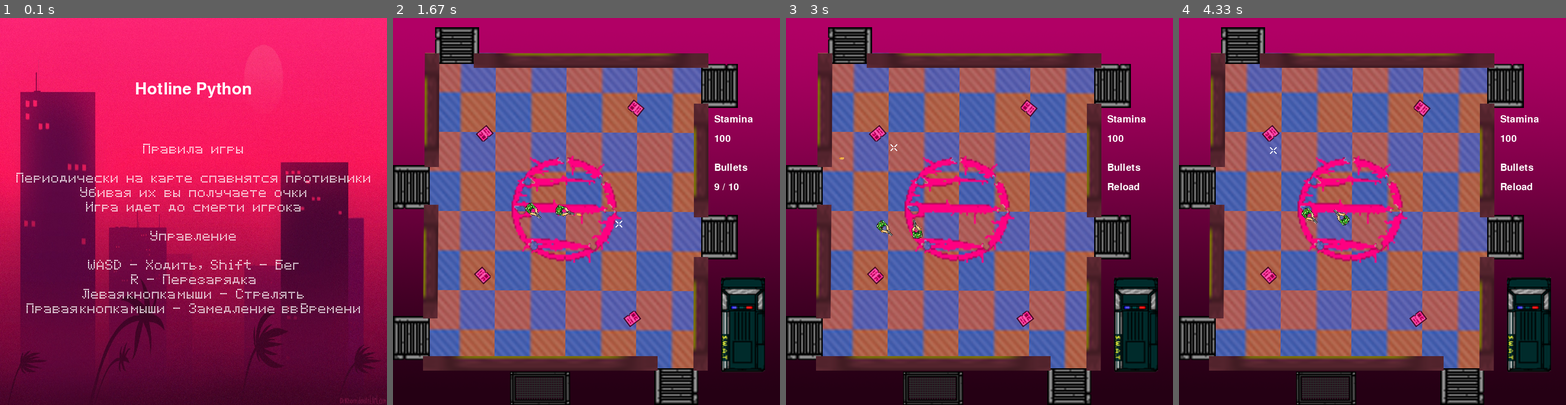
Above: before the commit, frames 1-4 (left to right).
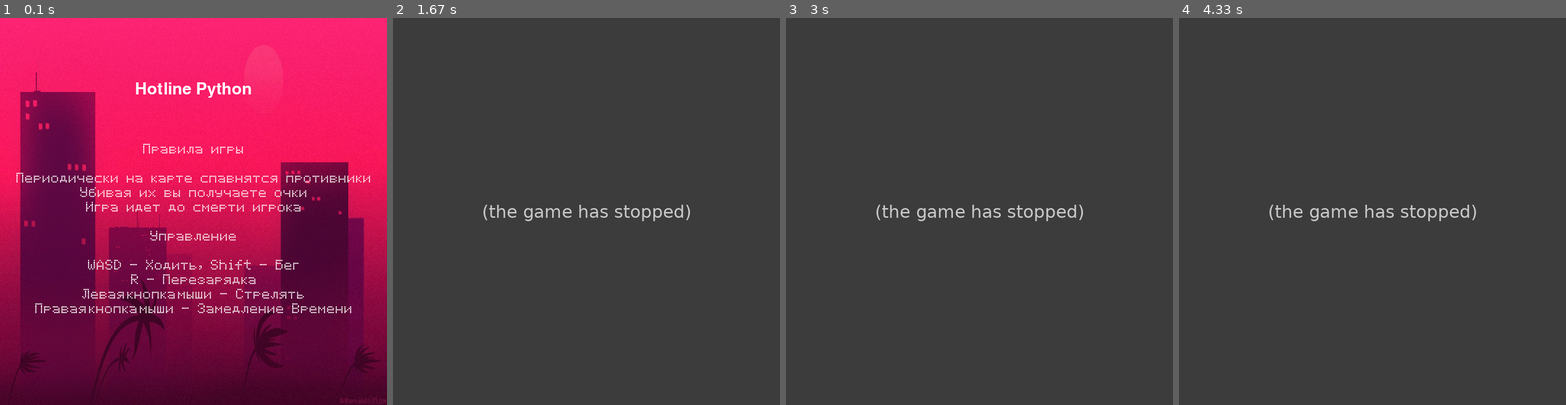
Above: after the commit, the same moments.

Repository: Ivanstarterprog/YandexPygameProject
Game: pygame game, started from Файлы проекта/Main.py
Two runs of this game, one before a commit and one after it. Both use one fixed random seed, a clock stepped at 60 frames per second and the inputs below.
Inputs (mouse positions are in pixels of both pictures, inside the frame that each line leads up to):
- Up to frame 1 (0.1 s): no input
- Up to frame 2 (1.67 s): hold A 0.33-0.87 s; move the mouse to (578, 257) at 0.37 s; hold Esc 0.9-1.2 s; hold S 0.9-1.2 s; move the mouse to (485, 331) at 0.93 s; hold R 1.23-1.53 s; move the mouse to (729, 188) at 1.27 s; press the mouse at (617, 223) at 1.6 s
- Up to frame 3 (3 s): move the mouse to (1014, 157) at 1.7 s; release the mouse at (1022, 87) at 1.83 s; hold S 1.9-2.2 s; click (940, 215) at 1.98 s; hold R 2.23-2.63 s; hold A 2.23-2.63 s; click (1060, 95) at 2.32 s; hold A from 2.67 s (still down); click (894, 145) at 2.75 s
- Up to frame 4 (4.33 s): release A at 3.07 s; hold W 3.1-3.47 s; click (1302, 288) at 3.18 s; hold D 3.5-4.13 s; click (1318, 296) at 3.58 s; hold S from 4.17 s (still down); click (1271, 149) at 4.25 s

The runs differ from the first frame. In frame 1, 0.5% of the frame differs, in the area x 6-93%, y 73-77%; in frame 2, 97%; in frame 3, 97%, in the area x 0-100%, y 0-100%; in frame 4, 97%.
After the commit the program exited at 0.9 s; later frames show no game.

Commit message:
Были изменены спрайты врагов, а так же процесс конца игры. Теперь вместо окна гейм овера мы видим возникшую на уже созданом поле надпись Restart и количество очков. Отсюда можно либо перезапустить игру, либо выйти на стартовый экран. Был добавлен спрайт смерти игрока

Diff:
--- a/Файлы проекта/Main.py
+++ b/Файлы проекта/Main.py
@@ -97,7 +97,7 @@
 
 
 class Interface(pygame.sprite.Sprite):  # Интерфейс
-    def __init__(self, start_x, start_y, width, height, First_line):
+    def __init__(self, start_x, start_y, width, height, First_line, Big_font):
         self.width = width
         self.height = height
         self.x = start_x
@@ -105,16 +105,23 @@
         self.fl = First_line
         self.image = pygame.Surface([start_x, start_y])
         self.rect = pygame.Rect(start_x, start_y, width, height)
+        if Big_font:
+            self.fontsize = 50
+            self.gap = 80
+        else:
+            self.fontsize = 30
+            self.gap = 40
 
     def render(self, screen, render_thing):  # Выводим нужную информацию
         Text = self.fl
-        font = pygame.font.Font("Data/justicelaser.ttf", 30)
+        font = pygame.font.Font("Data/justicelaser.ttf", self.fontsize)
         text = font.render(Text, 1, (255, 255, 255))
         screen.blit(text, (self.x, self.y))
         text = font.render(render_thing, 1, (255, 255, 255))
         x = self.x
-        y = self.y + 40
+        y = self.y + self.gap
         screen.blit(text, (x, y))
+
 
 
 class Cursor(pygame.sprite.Sprite):  # Курсор
@@ -216,6 +223,9 @@
 
 score = 0  # Создаём для адекватной работы системы очков
 
+Player_death_x = 0
+Player_death_y = 0
+
 
 class Enemy(MoveObject):  # Противник
     def __init__(self):
@@ -267,8 +277,13 @@
             Bullet(self.rect.centerx, self.rect.centery, x, y, self, 50, slow_mo)
 
     def update(self):
+        global Player_death_x, Player_death_y
         if pygame.sprite.spritecollide(self, Players, True):  # если игрок пересекается с врагом, то он умирает
-            pass
+            numbers = range(-5, 6)
+            Player_death_x = self.rect.centerx
+            Player_death_y = self.rect.centery
+            for _ in range(30):
+                Particle((self.rect.centerx, self.rect.centery), random.choice(numbers), random.choice(numbers))
         if self.rect.centerx > self.distancex:
             self.rect.centerx -= 1
         if self.rect.centerx < self.distancex:
@@ -307,7 +322,7 @@
         self.Bullets.remove(self)
 
     def update(self):
-        global score
+        global score, Player_death_x, Player_death_y
         # Признаюсь сразу - не лучшая формула для того, чтобы просчитать полёт снаряда
         # Я бы давно её исправил, но есть проблема - я сам не знаю как я составил эту формулу
         # Просто в один момент она возникла у меня в голове, и я попробовал её
@@ -328,6 +343,11 @@
             score += 100
             self.kill()
         if pygame.sprite.spritecollide(self, self.Players, True):  # Если Попадаем по игроку, то убиваем его
+            numbers = range(-5, 6)
+            Player_death_x = self.rect.centerx
+            Player_death_y = self.rect.centery
+            for _ in range(30):
+                Particle((self.rect.centerx, self.rect.centery), random.choice(numbers), random.choice(numbers))
             self.kill()
         if pygame.sprite.spritecollide(self, self.Bullets, True):  # Если по пули, то удаляем её, и добавляем очки
             score += 50
@@ -358,7 +378,7 @@
 
 
 def main_game():  # Главная игра
-    global score
+    global score, Player_death_x, Player_death_y
     score = 0  # Обнуляем очки
     # Удаляем оставшихся на карте объекты
     for enemy in Enemys:
@@ -367,6 +387,8 @@
         part.kill()
     for bullets in Bullets:
         bullets.kill()
+    for player in Players:
+        player.kill()
     pygame.display.flip()
     # Создаём игрока
     player = Player()
@@ -381,8 +403,8 @@
     Horizontal_Down.add(InvinsibleLine([95, 700], [617, 700], 2))
     image = load_image("map_fon.png")
     # Рисуем интерфейс, а конкретно - Стамину и количество патронов
-    stamina = Interface(664, 200, 50, 50, "Stamina")
-    bullets = Interface(664, 300, 50, 50, "Bullets")
+    stamina = Interface(664, 200, 50, 50, "Stamina", False)
+    bullets = Interface(664, 300, 50, 50, "Bullets", False)
     # переменная для проверки слоумо
     Slow_mo = False
     while player.alive():
@@ -463,7 +485,45 @@
         if player.durability < 100 and second % 5 == 0:
             print(player.durability)
             player.durability += 1
-    return score
+    restart = Interface(240, 320, 100, 100, "Score - " + str(score), True)
+    music_restart("Data/Game_over_song.mp3")
+    death = load_image("dead_player.png")
+    while True:
+        screen.blit(death, (Player_death_x, Player_death_y))
+        second += 1
+        for enemy in Enemys:
+            if second % 100 == 0 and not enemy.starting:
+                enemy.move()
+                enemy.rotate(enemy.distancex, enemy.distancey)
+            if second % random.randint(70, 150) == 0 and not enemy.starting:
+                enemy.shoot(player.rect.centerx, player.rect.centery, player, Slow_mo)
+        for event in pygame.event.get():
+            if event.type == pygame.QUIT:
+                for sound in all_sounds:
+                    sound.stop()
+                return False
+            if event.type == pygame.KEYDOWN:
+                if event.key == pygame.K_r:
+                    return True
+                elif event.key == pygame.K_ESCAPE:
+                    return False
+            if event.type == pygame.MOUSEMOTION:
+                if pygame.mouse.get_focused():
+                    cursor.update(event.pos)
+        all_sprites.draw(screen)
+        if pygame.mouse.get_focused():
+            Cursors.draw(screen)
+            pygame.mouse.set_visible(False)
+        all_sprites.update()
+        Blood.update()
+        Bullets.update()
+        restart.render(screen, "Restart - R")
+        pygame.display.flip()
+        screen.blit(image, (0, 0))
+        clock.tick(Fps)
+        if second % 200 == 0 and len(Enemys) < 6:
+            for _ in range(6 - len(Enemys)):
+                Enemys.add(Enemy())
     pygame.quit()
 
 
@@ -477,7 +537,7 @@
                   "WASD     -     Ходить,     Shift     -     Бег",
                   "R     -     Перезарядка",
                   "Левая кнопка мыши     -     Стрелять"
-        , "Правая кнопка мыши     -     Замедление    вв Времени"]
+        , "Правая кнопка мыши     -     Замедление     Времени"]
 
     fon = pygame.transform.scale(load_image('menu_fon.jpg'), (WIDTH, HEIGHT))
     screen.blit(fon, (0, 0))
@@ -505,60 +565,17 @@
         for event in pygame.event.get():
             if event.type == pygame.QUIT:
                 terminate()
-            elif event.type == pygame.KEYDOWN or \
-                    event.type == pygame.MOUSEBUTTONDOWN:
-                return  # начинаем игру
+            elif event.type == pygame.KEYDOWN:
+                if event.key == pygame.K_ESCAPE:
+                    return False  # начинаем игру
+                elif event.key == pygame.K_RETURN:
+                    return True
         if pygame.mouse.get_focused():
             pygame.mouse.set_visible(False)
         pygame.display.flip()
         clock.tick(Fps)
 
 
-def game_over(score):  # Заставка конца игры, по своей логике идиентична примеру в уроке
-    game_name = "Game Over"
-    intro_text = ["Ваши  очки: ", " ",
-                  str(score),
-                  "",
-                  "R - Начать с начала",
-                  "",
-                  "Спасибо  за   игру!"]
-
-    fon = pygame.transform.scale(load_image('game_over_fon.jpg'), (WIDTH, HEIGHT))
-    screen.blit(fon, (0, 0))
-    font = pygame.font.Font('Data/justicelaser.ttf', 50)
-    string_rendered = font.render(game_name, 1, pygame.Color('white'))
-    intro_rect = string_rendered.get_rect()
-    text_coord = 200
-    intro_rect.top = text_coord
-    intro_rect.x = WIDTH // 2 - string_rendered.get_width() // 2
-    text_coord += intro_rect.height
-    screen.blit(string_rendered, (intro_rect.x, 130))
-    text_coord = 300
-
-    font = pygame.font.Font('Data/rules_font.ttf', 20)
-    for line in intro_text:
-        string_rendered = font.render(line, 1, pygame.Color('white'))
-        intro_rect = string_rendered.get_rect()
-        text_coord += 10
-        intro_rect.top += text_coord
-        intro_rect.x = WIDTH // 2 - string_rendered.get_width() // 2
-        text_coord += intro_rect.height
-        screen.blit(string_rendered, intro_rect)
-
-    while True:
-        for event in pygame.event.get():
-            if event.type == pygame.QUIT:
-                terminate()
-            elif event.type == pygame.KEYDOWN and event.key == pygame.K_ESCAPE:
-                return 'Not restart'
-            elif event.type == pygame.KEYDOWN and event.key == pygame.K_r:
-                return "restart"  # начинаем игру
-        if pygame.mouse.get_focused():
-            pygame.mouse.set_visible(False)
-        pygame.display.flip()
-        clock.tick(Fps)
-
-
 def music_restart(music):  # чтобы не повторять несколько раз строчки связанные с воспроизведением музыки
     pygame.mixer.music.load(music)
     pygame.mixer.music.set_volume(0.4)
@@ -566,17 +583,15 @@
 
 
 if __name__ == "__main__":
-    # по очереди запускаем стартовый экран, саму игру а так же экран конца игры
-    music_restart("Data/title_song.mp3")
-    start_screen()
-    # выбираем случайную боевую музыку
-    music_restart(random.choice(battle_music))
-    score = main_game()  # получаем очки
-    while True:
-        music_restart("Data/Game_over_song.mp3")
-        if game_over(score) == "restart":  # Ресуем очки, а так же если игрок решает перезапустить игру
-            # то мы её перезапускаем
+    play = True
+    while play:
+        # по очереди запускаем стартовый экран, саму игру
+        music_restart("Data/title_song.mp3")
+        play = start_screen()
+        # выбираем случайную боевую музыку
+        if play:
             music_restart(random.choice(battle_music))
-            score = main_game()
-        else:
-            break
+            restart = main_game()  # получаем очки
+            while restart:
+                music_restart(random.choice(battle_music))
+                restart = main_game()
Binary file added: Файлы проекта/Data/dead_player.png
Binary file changed: Файлы проекта/Data/enemy.png
Binary file changed: Файлы проекта/Data/player.png
